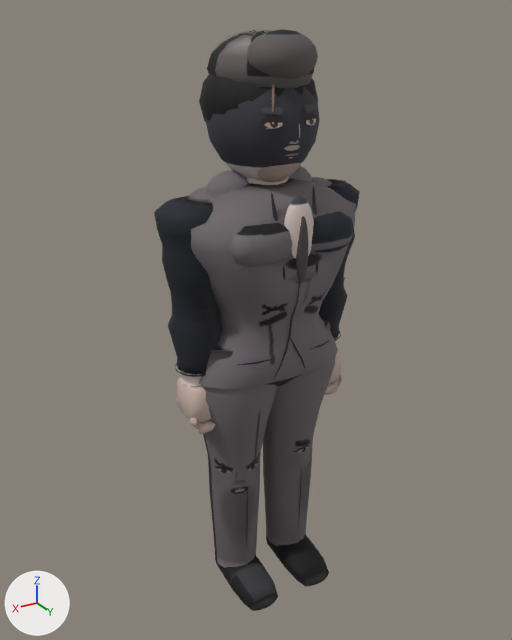
Two versions of the glTF model assets/models/eogwangdeuk_a.glb, one commit apart.
The view is the same before and after, from a camera (50 mm lens) standing at (1.178, 1.923, 1.993) and looking at (0.013, -0.018, 1.022). Lighting does not change. The marker at lower left points along +X, +Y and +Z. The older version comes first. Vertices at exactly the same position are counted once.

Before the edit, the objects in view are built like this:
```python
me_mesh_0 = bpy.data.meshes.new('Mesh_0')
me_mesh_0.from_pydata(...)  # 4956 vertices, 8902 faces; spans x -0.37..0.37, y -0.23..0.24, z -0.03..1.96
me_mesh_0.materials.append(mat_material_0)
ob_body = bpy.data.objects.new('Body', me_mesh_0)
ob_body.location = (0.0, 0.0, 0.0)
```
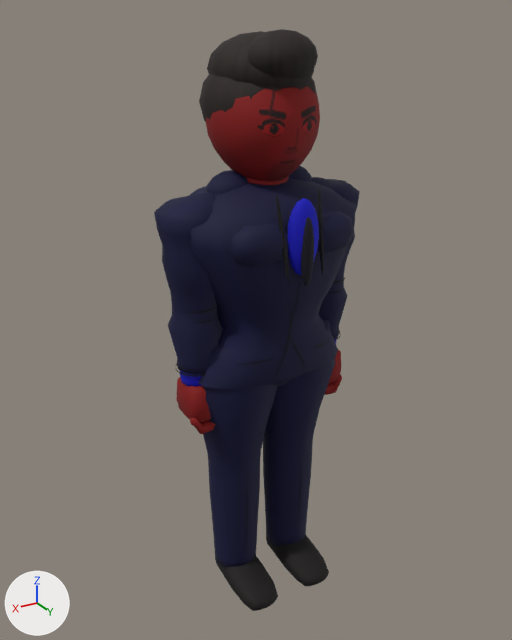
What the commit changed:
me_mesh_0 is used by ob_body; location (0.0, 0.0, 0.0).
me_mesh_0 had 4956 vertices, 8902 faces and spanned x -0.37..0.37, y -0.23..0.24, z -0.03..1.96.
me_mesh_0 now has 4001 vertices, 7436 faces and spans x -0.37..0.37, y -0.23..0.27, z -0.03..1.96.
me_mesh_0 part 1: the loose piece of 72 vertices spanning x -0.08..-0.06, y 0.17..0.23, z 1.25..1.52 is moved by (0.0, 0.03, 0.0).
me_mesh_0 part 2: the loose piece of 72 vertices spanning x 0.06..0.08, y 0.17..0.23, z 1.25..1.52 is moved by (0.0, 0.03, 0.0).
me_mesh_0 part 3: 19 loose pieces with 817 vertices, spanning x -0.1..0.1, y 0.13..0.18, z 1.6..1.83, are deleted.
me_mesh_0 part 4: 191 vertices moved from x -0.13..0.12, y -0.14..0.24, z 1.23..1.88 to x -0.09..0.09, y -0.11..0.27, z 1.23..1.88; 473 vertices removed from x -0.19..0.17, y -0.19..0.24, z 0.97..1.95; 335 vertices added at x -0.19..0.18, y -0.17..0.26, z 0.96..1.88.
me_mesh_0 part 5: 6286 kept faces spanning x -0.37..0.37, y -0.23..0.27, z -0.03..1.96 get new vertex colours.

Boxes [x1, y1, x2, y2] around the edits, measured in the pictures (512 x 640 px; the box of a moved part takes in the faces that stretch with it):
part 1 of me_mesh_0, moved or reshaped
    before: [312, 186, 318, 272]
    after: [318, 189, 324, 275]
part 2 of me_mesh_0, moved or reshaped
    before: [271, 192, 285, 280]
    after: [276, 194, 289, 283]
part 3 of me_mesh_0, deleted
    before: [259, 85, 319, 158]
part 4 of me_mesh_0, moved or reshaped
    before: [205, 30, 330, 342]
    after: [206, 78, 330, 346]
part 5 of me_mesh_0, recoloured (grey to blue)
    both: [165, 31, 358, 611]
